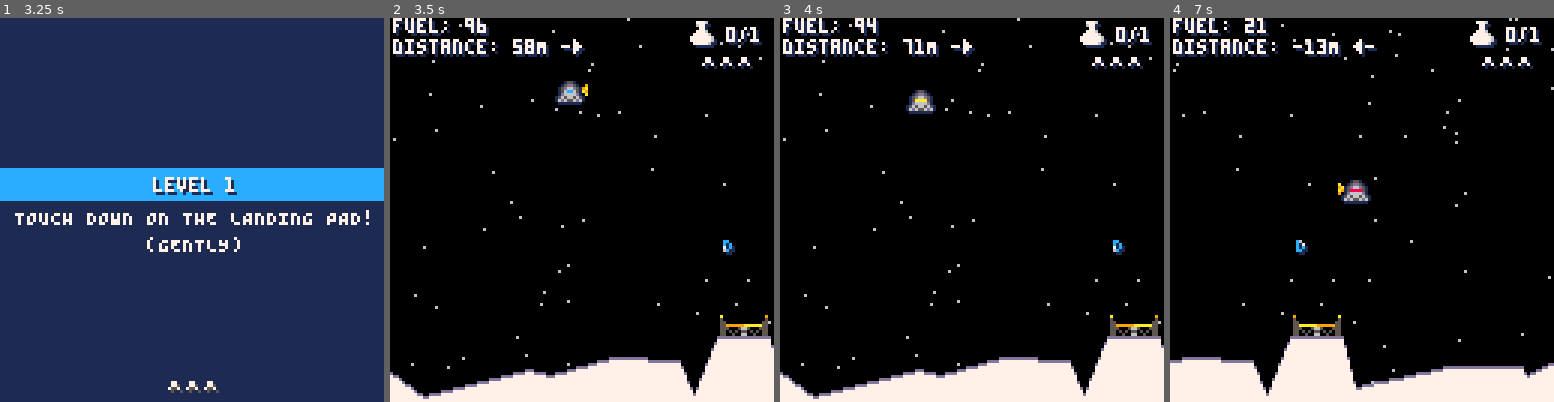
Above: before the commit, frames 1-4 (left to right).
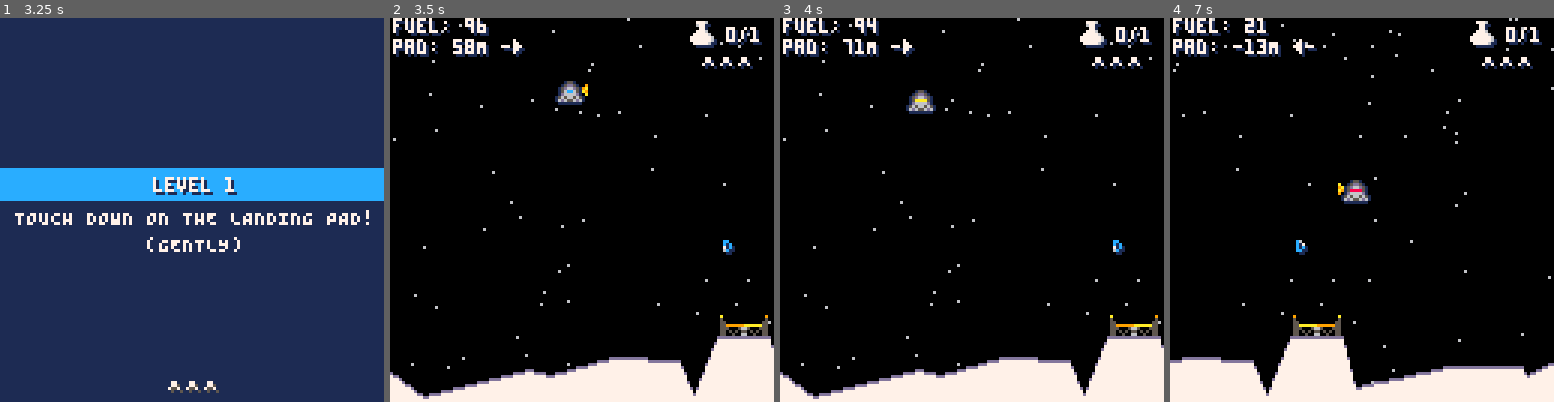
Above: after the commit, the same moments.

Repository: lewsid/moon-missions
Game: PICO-8 cartridge moonmissions.p8
Two runs of this game, one before a commit and one after it. Both use one fixed random seed, a clock stepped at 60 frames per second and the inputs below.
Inputs:
- Up to frame 1 (3.25 s): tap X (X key) at 0.33, 1.07, 1.85, 2.97 s; tap O (Z key) at 0.7, 1.7, 2.1, 2.5, 2.9 s; hold Right 1.6-2.1 s; hold Up 2.15-2.42 s; hold Right 2.47-3.03 s; hold Left from 3.08 s (still down)
- Up to frame 2 (3.5 s): keep holding Left; tap O (Z key) at 3.3 s
- Up to frame 3 (4 s): release Left at 3.58 s; hold Down 3.63-3.97 s; tap O (Z key) at 3.7 s
- Up to frame 4 (7 s): hold Right 4.02-4.68 s; tap X (X key) at 4.08, 5.2, 6.32 s; tap O (Z key) every 0.4 s from 4.1 to 6.9 s; hold Up 4.73-5.03 s; hold Left 5.08-5.68 s; hold Down 5.73-6.03 s; hold Right 6.08-6.58 s; hold Right from 6.63 s (still down)

Frame 1 is identical in both runs. In frame 2, 1.1% of the frame differs, in the area x 1-51%, y 5-11%; in frame 3, 1.1%; in frame 4, 1.2%, in the area x 1-54%, y 5-11%.

Commit message:
added moon sprite, x-speed crashing, changed distance to pad in ui

Diff:
--- a/moonmissions.p8
+++ b/moonmissions.p8
@@ -1,10 +1,10 @@
 pico-8 cartridge // http://www.pico-8.com
 version 29
 __lua__
--- mun lander alpha.1.5
+-- mun lander BETA.2.2
 -- by lewsidboi/smolboigames, 2020
 
-version="BETA.2.1"
+version="BETA.2.2"
 
 --game parameters
 config={}
@@ -24,6 +24,9 @@
 	logo_sprite=192,logo_width=9,
 	logo_height=3,logo_shown=0,
 	logo_flash=10}
+saucer={
+	sprite=218
+}
 logo={}
 flag={sprite=2,drop_sprite=7}
 banner={intro=12,subhead=1,start,
@@ -383,7 +386,8 @@
 		left_sprite=19,
 		right_sprite=19,
 		velocity_sprite=57,
-		speed=0,
+		x_speed=0,
+		y_speed=0,
 		fuel=config.start_fuel,
 		alive=1
 	}
@@ -519,7 +523,8 @@
 --update ship trajectory based
 --on user input
 function control_ship()
-	ship.speed=flr((ship.dy*100)/5)
+	ship.y_speed=flr((ship.dy*100)/5)
+	ship.x_speed=flr((ship.dx*100)/5)
 
 	--if we are still above ground
 	if(above_ground(ship) and
@@ -594,7 +599,7 @@
 		ship.dy+=config.gravity
 		ship.y+=ship.dy
 	else
-		if(ship.speed>10
+		if((ship.y_speed>10 or ship.x_speed>20)
 			and ship.alive==1) then
 			--we are coming in too hot
 			ship.alive=0
@@ -932,9 +937,9 @@
 		arrow_direction="◀-"
 	end
 
-	print("distance: "..ceil(pad.x-ship.x+4).."M "..arrow_direction,
+	print("pad: "..ceil(pad.x-ship.x+4).."M "..arrow_direction,
 		cam.x+2,cam.y+8,1)
-	print("distance: "..ceil(pad.x-ship.x+4).."M "..arrow_direction,
+	print("pad: "..ceil(pad.x-ship.x+4).."M "..arrow_direction,
 		cam.x+1,cam.y+7,7)
 
 	--if(ceil(pad.x-ship.x+4)>0) then
@@ -1062,17 +1067,17 @@
 		else
 			--provide visual feedback of
 			--descent speed
-			if(ship.speed>10) then
+			if(ship.y_speed>10) then
 				if(ship.sprite==53) then
 					ship.sprite=54
 				else
 					ship.sprite=53
 				end
-			elseif(ship.speed>8) then
+			elseif(ship.y_speed>8) then
 				ship.sprite=54
-			elseif(ship.speed>6) then
+			elseif(ship.y_speed>6) then
 				ship.sprite=55
-			elseif(ship.speed>4) then
+			elseif(ship.y_speed>4) then
 				ship.sprite=57
 			end
 		end
@@ -1418,7 +1423,7 @@
 --[❎] improve terrain level
 --    variance
 
---[ ] detect crash on y speed
+--[❎] detect crash on y speed
 
 --[ ] add credits if level game
 --    is beaten
@@ -1545,12 +1550,12 @@
 0000c01060000060066666000666600066660066666000666000600060006666010c000000000000000000000000000000000000000000000000000000000000
 0000c01066000660000600006600000660000000600006000600660060066000010c000000000000000000000000000000000000000000000000000000000000
 0000c01066606660000600000666000066600000600006000600606060006660010c000000000000000000000000000000000000000000000000000000000000
-0000c01060666060000600000006600000660000600006000600600660000066010c000000000000000000000000000000000000000000000000000000000000
-0000c01060060060066666006666000666600066666000666000600060066660010c000000000000000000000000000000000000000000000000000000000000
-0000c01000000000000000000000000000000000000000000000000000000000010c000000000000000000000000000000000000000000000000000000000000
-0000c01000000000000000000000000000000000000000000000000000000000010c000000000000000000000000000000000000000000000000000000000000
-0000c00111111111111111111111111111111111111111111111111111111111100c000000000000000000000000000000000000000000000000000000000000
-0000c00000000000000000000000000000000000000000000000000000000000000c000000000000000000000000000000000000000000000000000000000000
+0000c01060666060000600000006600000660000600006000600600660000066010c000000000000000000000000005555000000000000000000000000000000
+0000c01060060060066666006666000666600066666000666000600060066660010c000000000000000000000005557777555000000000000000000000000000
+0000c01000000000000000000000000000000000000000000000000000000000010c000000000000000000005556666666666555000000000000000000000000
+0000c01000000000000000000000000000000000000000000000000000000000010c000000000000000000056666666666666666500000000000000000000000
+0000c00111111111111111111111111111111111111111111111111111111111100c000000000000000000005556666666666555000000000000000000000000
+0000c00000000000000000000000000000000000000000000000000000000000000c000000000000000000000005555555555000000000000000000000000000
 00000cccccccccccccccccccccccccccccccccccccccccccccccccccccccccccccc0000000000000000000000000000000000000000000000000000000000000
 
 
